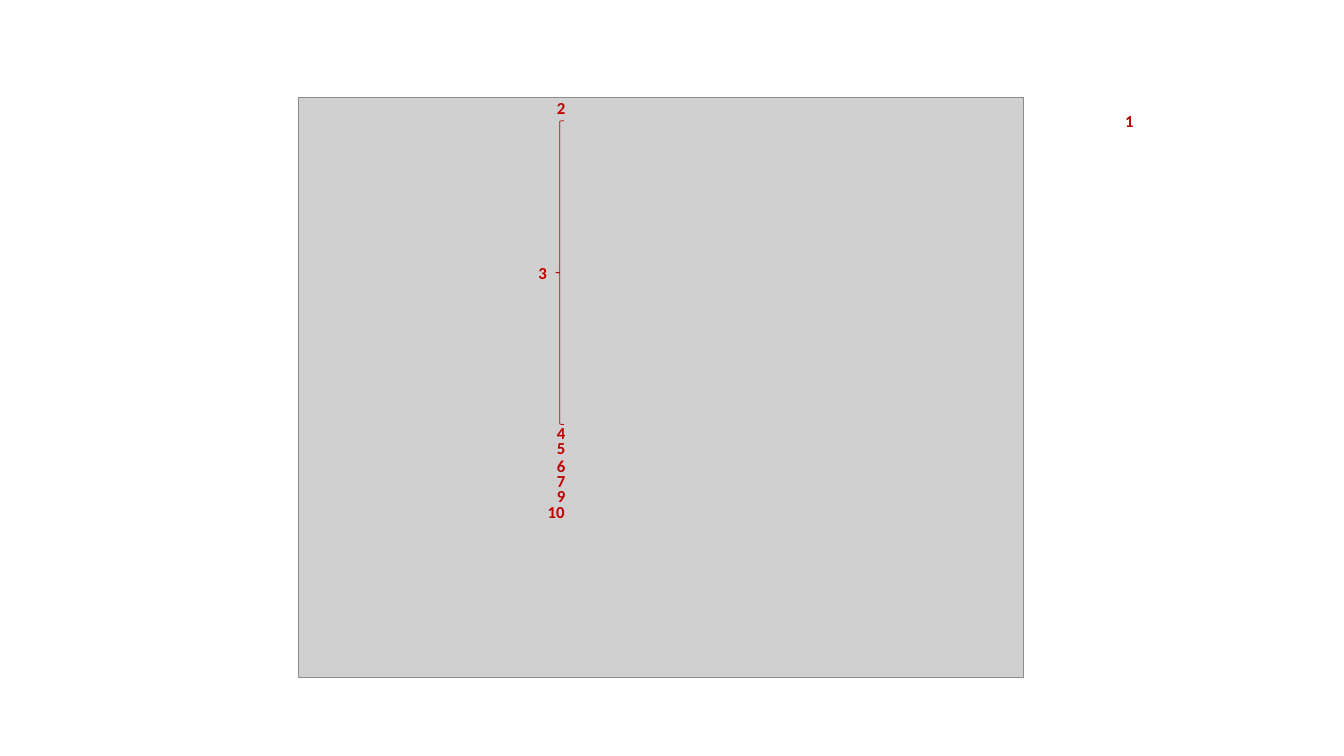
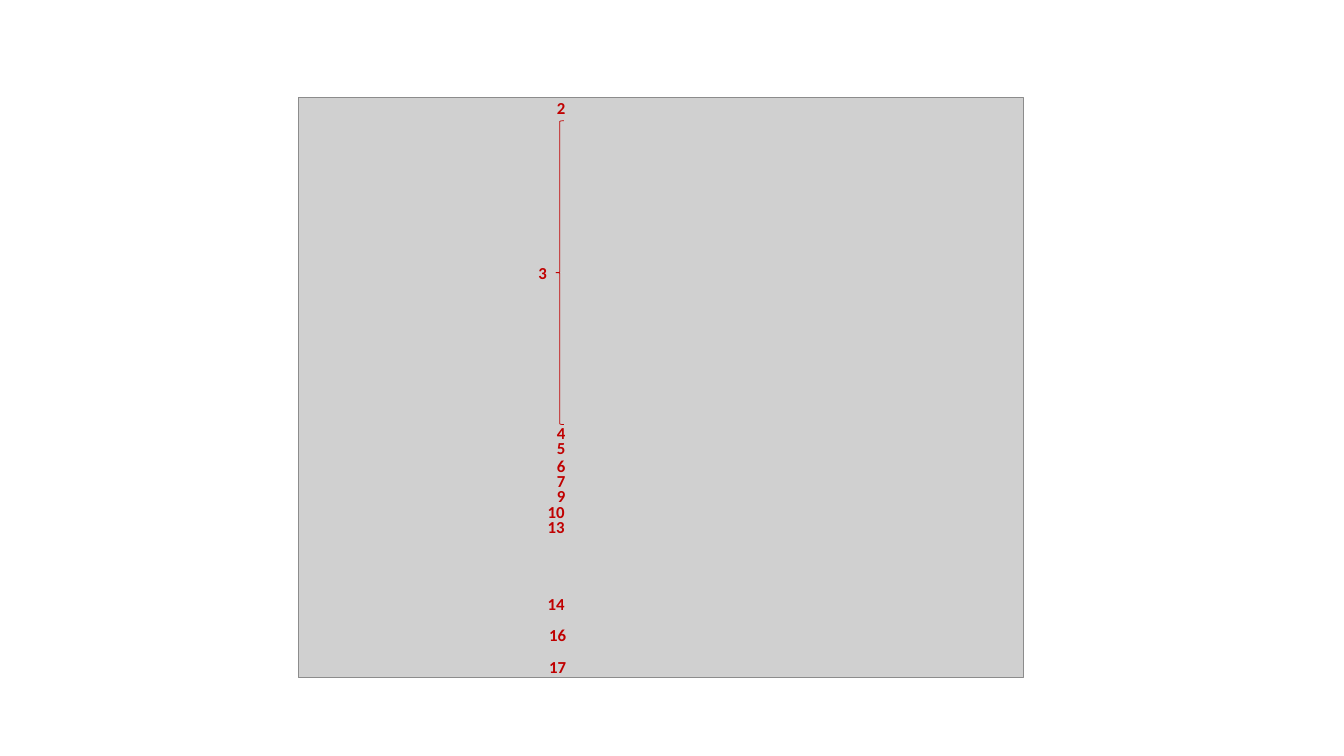
Before and after one commit to harshal-vaze/Software-Defined-Networking-with-ONOS, a slide deck: slide 3 of Content/Diagrams.pptx (slide 2 before the commit). Drawn at 1344x756 pixels with LibreOffice and Linux fonts; fonts in the diff are those of the drawing; grey boxes stand for pictures. Boxes give left, top, right and bottom in pixels: in the first picture for what was removed or moved away, otherwise in the second. Text is boxed around its words. In the diff, an @@ line names an element or a change of style, - is before the commit and + after.

```diff
--- a/Content/Diagrams.pptx
+++ b/Content/Diagrams.pptx
@@ text removed at box(1125, 116, 1133, 127) @@
-1
@@ text added at box(548, 522, 565, 533), 12 pt, text #C00000, bold @@
+13
@@ text added at box(548, 599, 565, 610), 12 pt, text #C00000, bold @@
+14
@@ text added at box(549, 629, 566, 641), 12 pt, text #C00000, bold @@
+16
@@ text added at box(549, 662, 566, 678), 12 pt, text #C00000, bold @@
+17
```
Also in this commit, not shown: 1 other slide changed, 2 slides added, 1 slide removed, 13 other files.
